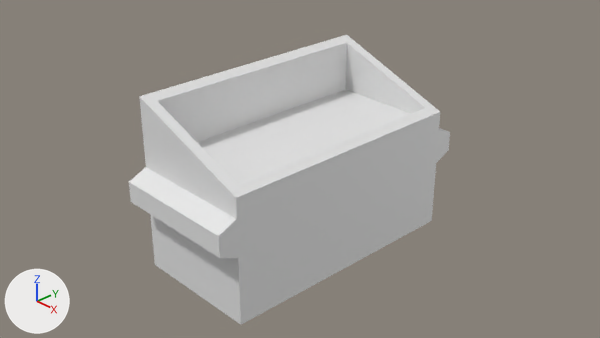
What one commit did to the Blender file dumpster/dumpster.blend.
One viewpoint serves both versions: the file's camera 'Camera'. Lighting does not change. The marker at lower left points along +X, +Y and +Z.
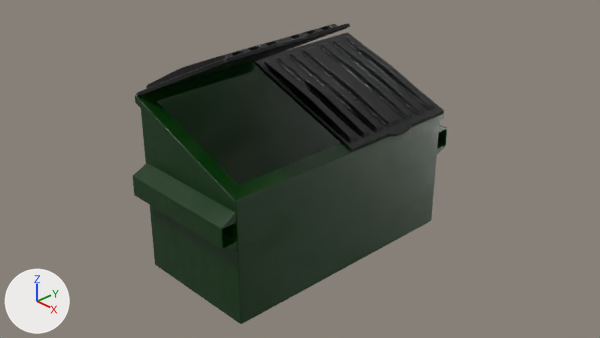
Commit message: Dumpster Complete

What changed in the scene script:
```text
Add ng_metatallic_paint:
    ng_metatallic_paint = bpy.data.node_groups.new('Metatallic Paint', 'ShaderNodeTree')
    # nodes: Bump, MapRange, Mapping, Math, Mix, TexCoord, TexMagic, TexNoise, ValToRGB
    # colours: brown #361400, black #363533, black #000000, white #ffffff
Add mat_metallic_paint:
    mat_metallic_paint = bpy.data.materials.new('Metallic Paint')
    # nodes: BsdfPrincipled, Group, OutputMaterial
    # colours: dark green #003301
Add mat_plastic:
    mat_plastic = bpy.data.materials.new('Plastic')
    # nodes: BsdfPrincipled, Bump, Mapping, Math, Mix, NewGeometry, OutputMaterial, TexCoord, TexNoise, TexVoronoi, ValToRGB, Value
    # colours: white #ffffff, black #000000, grey #969696
Change me_cube:
    used by ob_cube; location = (0.0, 0.0, 0.0); scale = (0.91, 1.83, 1.22)
    remove me_cube.from_pydata(...)  # 28 vertices, 21 faces; spans x -1.0..1.0, y 0.0..1.15, z -1.0..1.0
    remove me_cube.materials.append(mat_material)  # white #e7e7e7
    add me_cube.from_pydata(...)  # 326 vertices, 300 faces; spans x -1.05..1.05, y 0.0..1.12, z -1.0..1.01
    me_cube part 1: 2 vertices moved from x 0.84..1.0, y 0.0, z 0.21..0.35 to x 0.84..1.05, y 0.0, z 0.42..0.45; 14 vertices removed from x -1.0..1.0, y 0.0..1.15, z -0.22..0.35; 312 vertices added at x -1.05..1.05, y 0.0..1.12, z -1.0..1.01
    add me_cube.materials.append(mat_metallic_paint)
Add me_cube_004:
    me_cube_004.from_pydata(...)  # 81 vertices, 75 faces; spans x -1.0..1.06, y 0.0..1.0, z -3.2..0.33
    me_cube_004.polygons.foreach_set('use_smooth', [True] * 75)
    me_cube_004.materials.append(mat_plastic)
Change ob_cube:
    add _m = ob_cube.modifiers.new('Subdivision', 'SUBSURF')
Add ob_lid_001:
    ob_lid_001 = bpy.data.objects.new('Lid.001', me_cube_004)
    ob_lid_001.location = (-0.035, -0.922, 1.669)
    ob_lid_001.rotation_euler = (0.0, -0.46, 0.0)  # degrees (0, -26, 0)
    ob_lid_001.scale = (1.0, 0.927, -0.0397)
    _m = ob_lid_001.modifiers.new('Mirror', 'MIRROR')
    _m.use_axis = (False, True, False)
    _m = ob_lid_001.modifiers.new('Subdivision', 'SUBSURF')
    _m.subdivision_type = 'SIMPLE'
    _m.levels = 2
    _m = ob_lid_001.modifiers.new('Subdivision.001', 'SUBSURF')
Add ob_lid:
    ob_lid = bpy.data.objects.new('Lid', me_cube_004.copy())
    ob_lid.location = (0.0, 0.936, 0.863)
    ob_lid.rotation_euler = (0.0, 0.358, 0.0)  # degrees (0, 21, 0)
    ob_lid.scale = (1.0, 0.927, -0.0397)
    _m = ob_lid.modifiers.new('Mirror', 'MIRROR')
    _m.use_axis = (False, True, False)
    _m = ob_lid.modifiers.new('Subdivision', 'SUBSURF')
    _m.subdivision_type = 'SIMPLE'
    _m.levels = 2
    _m.open_advanced_panel = True
    _m = ob_lid.modifiers.new('Subdivision.001', 'SUBSURF')
    _m.open_advanced_panel = True
```

Where the change shows, as pixel boxes [x1, y1, x2, y2] in the pictures (600 x 338 px):
'Cube', reshaped, modifiers changed
    before: [129, 35, 450, 324]
    after: [133, 62, 447, 324]
'Lid', added
    after: [254, 32, 444, 151]
'Lid.001', added
    after: [136, 23, 350, 96]
part 1 of me_cube, built on
    before: [129, 43, 450, 324]
    after: [133, 62, 447, 324]
